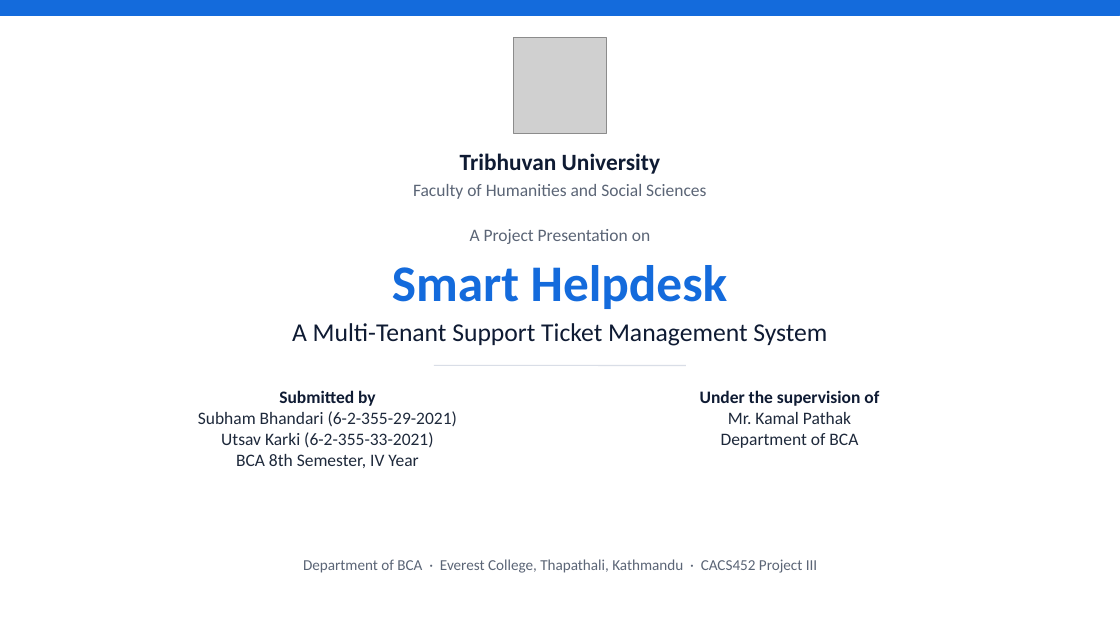
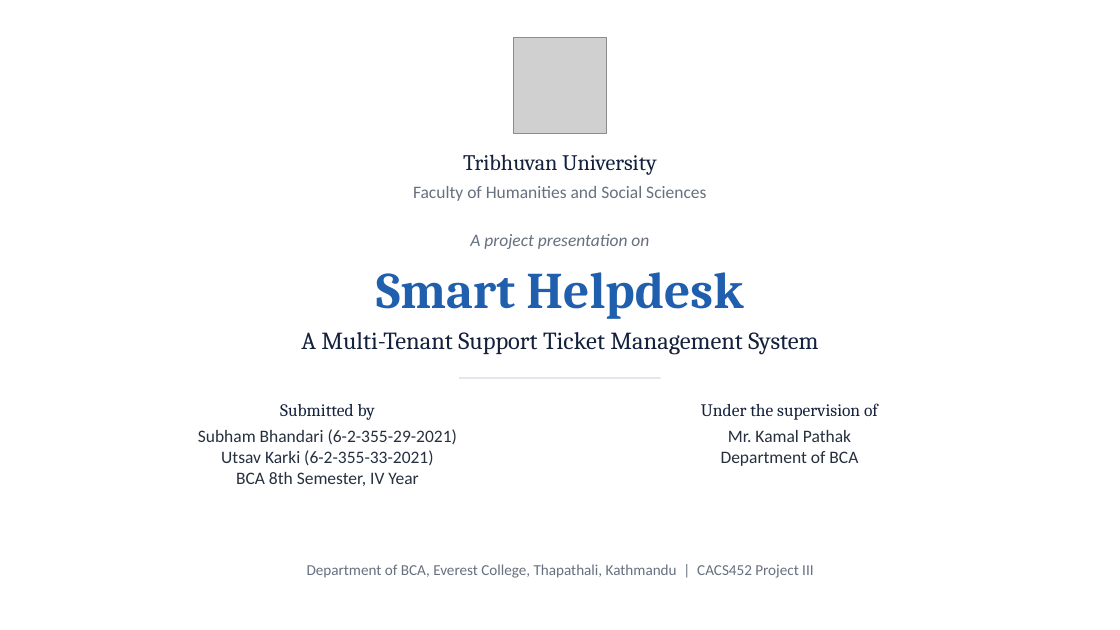
Before and after one commit to Sbh321/smart-helpdesk, a slide deck: slide 1 of college/report/Project-III-Presentation-Smart-Helpdesk.pptx. Drawn at 1120x630 pixels with LibreOffice and Linux fonts; fonts in the diff are those of the drawing; grey boxes stand for pictures. Boxes give left, top, right and bottom in pixels: in the first picture for what was removed or moved away, otherwise in the second. Text is boxed around its words. In the diff, an @@ line names an element or a change of style, - is before the commit and + after.

```diff
--- a/college/report/Project-III-Presentation-Smart-Helpdesk.pptx
+++ b/college/report/Project-III-Presentation-Smart-Helpdesk.pptx
@@ rectangle removed at bbox=[0, 0, 1120, 15] @@
@@ text "Tribhuvan University" at bbox=[463, 154, 656, 175]: size 20 to 19 pt, font Calibri to Cambria, text colour #0F1B33 to #14213D, bold off @@
@@ text "Faculty of Humanities and Social ..." at bbox=[413, 186, 706, 201]: text colour #5B6576 to #66707F @@
@@ text at bbox=[470, 234, 649, 249]: text changed; text colour #5B6576 to #66707F; italic on @@
-A Project Presentation on
+A project presentation on
@@ text "Smart Helpdesk" at bbox=[376, 272, 743, 319]: font Calibri to Cambria, text colour #146BDC to #1F5FAD @@
@@ text "A Multi-Tenant Support Ticket Management ...": place and size @@
-text "A Multi-Tenant Support Ticket Management ..." at bbox=[292, 323, 827, 346]
+text "A Multi-Tenant Support Ticket Management ..." at bbox=[301, 332, 818, 355]
@@ text "A Multi-Tenant Support Ticket Management ..." at bbox=[301, 332, 818, 355]: size 22 to 21 pt, font Calibri to Cambria, text colour #0F1B33 to #14213D @@
@@ line moved from (434, 365) - (686, 365) to (460, 378) - (661, 378) @@
@@ line (460, 378) - (661, 378): stroke #D9DEE7 1 pt to #D5DAE1 1 pt @@
@@ text "Submitted by": place and size @@
-text "Submitted by" at bbox=[198, 390, 457, 468]
+text "Submitted by" at bbox=[198, 404, 457, 486]
@@ text "Submitted by" at bbox=[198, 404, 457, 486]: font Calibri to Cambria, text colour #0F1B33 to #14213D, bold off in "Submitted by"; text colour #1E293B to #26303F in "Subham Bhandari (6-2-355-29-2021)", "Utsav Karki (6-2-355-33-2021)", "BCA 8th Semester, IV Year"; more space between paragraphs @@
@@ text "Under the supervision of": place and size @@
-text "Under the supervision of" at bbox=[700, 390, 879, 448]
+text "Under the supervision of" at bbox=[701, 403, 878, 466]
@@ text "Under the supervision of" at bbox=[701, 403, 878, 466]: font Calibri to Cambria, text colour #0F1B33 to #14213D, bold off in "Under the supervision of"; text colour #1E293B to #26303F in "Mr. Kamal Pathak", "Department of BCA"; more space between paragraphs @@
@@ text at bbox=[307, 564, 813, 578]: text changed; text colour #5B6576 to #66707F @@
-Department of BCA · Everest College, Thapathali, Kathmandu · CACS452 Project III
+Department of BCA, Everest College, Thapathali, Kathmandu | CACS452 Project III
```
Also in this commit, not shown: 14 other slides changed.
